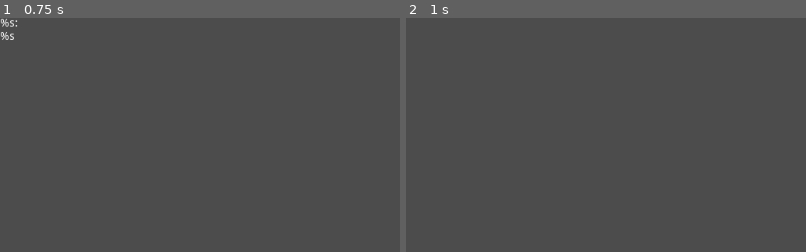
Above: before the commit, frames 1-2 (left to right).
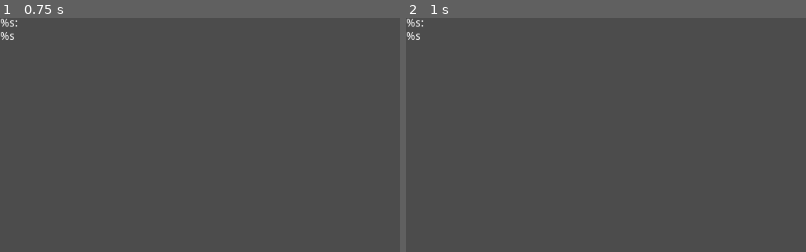
Above: after the commit, the same moments.

Repository: juliohq/node-sync-example
Game: Godot game, scene res://ui/Message.tscn
Same seed, same stepped clock (60 frames per second), same inputs: the game is played once before the commit and once after it. This scene is started directly instead of the project's main scene.
Inputs:
- Up to frame 1 (0.75 s): tap Enter at 0.5 s; hold D (RIGHT) from 0.53 s (still down)
- Up to frame 2 (1 s): keep holding D (RIGHT)
The pictures show only the part of the screen within x 0-50%, y 0-50%; the shares and areas given below are measured in that part.

Frame 1 is identical in both runs. In frame 2, 0.1% of the frame differs, in the area x 0-5%, y 0-10%.

Commit message:
Set message autofree time to 15 seconds

Diff:
--- a/ui/Message.tscn
+++ b/ui/Message.tscn
@@ -7,6 +7,7 @@
 autowrap = true
 
 [node name="AutoFree" type="Timer" parent="."]
+wait_time = 15.0
 autostart = true
 
 [connection signal="timeout" from="AutoFree" to="." method="queue_free"]
